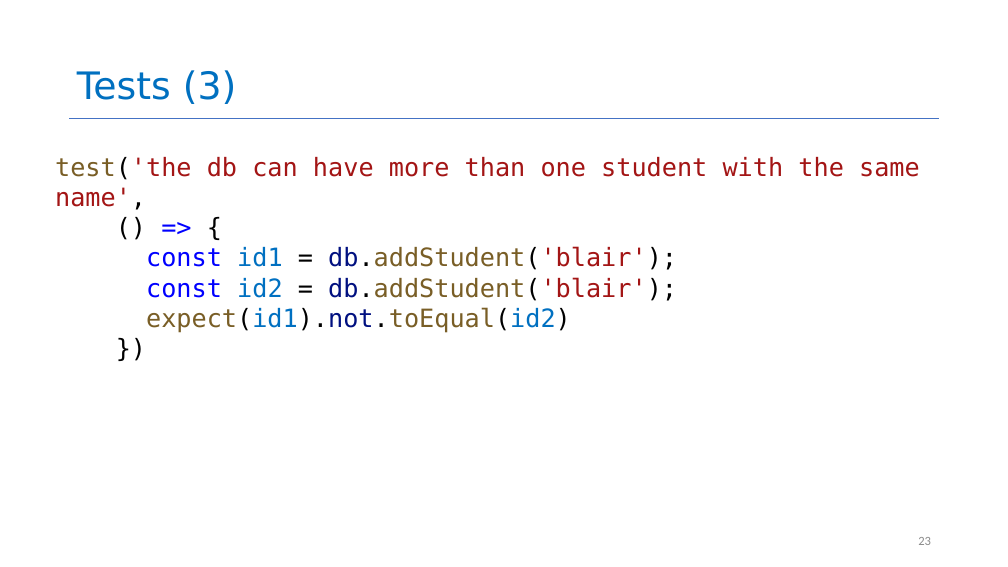
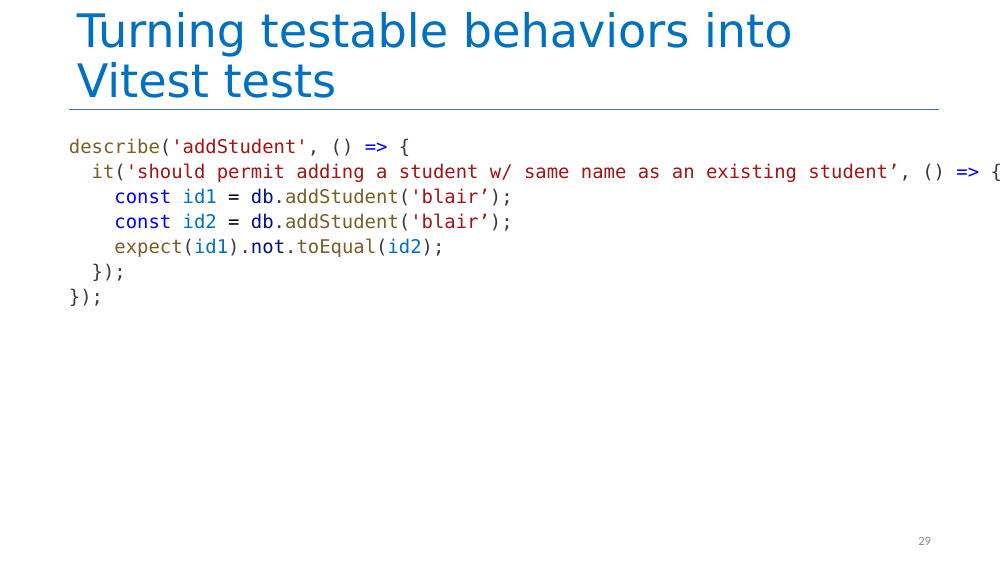
Before and after one commit to neu-se/CS4530-Spring-2026, a slide deck: slide 29 of Slides/Module 02 From Requirements to Code.pptx (slide 23 before the commit). Drawn at 1008x567 pixels with LibreOffice and Linux fonts; fonts in the diff are those of the drawing. Boxes give left, top, right and bottom in pixels: in the first picture for what was removed or moved away, otherwise in the second. Text is boxed around its words. In the diff, an @@ line names an element or a change of style, - is before the commit and + after.

```diff
--- a/Slides/Module 02 From Requirements to Code.pptx
+++ b/Slides/Module 02 From Requirements to Code.pptx
@@ title at (x1=77, y1=12, x2=792, y2=98): text changed; size 36 to 44 pt @@
-Tests (3)
+Turning testable behaviors into Vitest tests
@@ line moved from (70, 118) - (939, 118) to (70, 110) - (939, 110) @@
@@ text at (x1=69, y1=138, x2=910, y2=257): text changed; size 24 to 18 pt @@
-test('the db can have more than one student with the same name',
-() => {
-const id1 = db.addStudent('blair');
-const id2 = db.addStudent('blair');
-expect(id1).not.toEqual(id2)
-})
+describe('addStudent', () => {
+it('should permit adding a student w/ same name as an existing student’, () => {
+const id1 = db.addStudent('blair’);
+const id2 = db.addStudent('blair’);
+expect(id1).not.toEqual(id2);
+});
+});
@@ page number at (x1=918, y1=537, x2=931, y2=545): text changed @@
-23
+29
```
Also in this commit, not shown: 11 other slides changed, 19 slides added, 15 slides removed, 1 other file.
